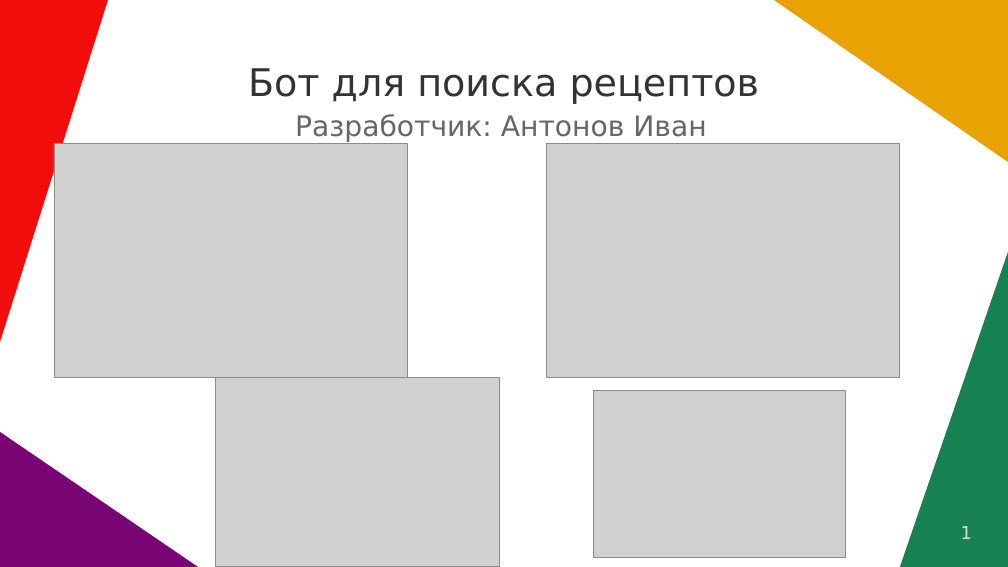
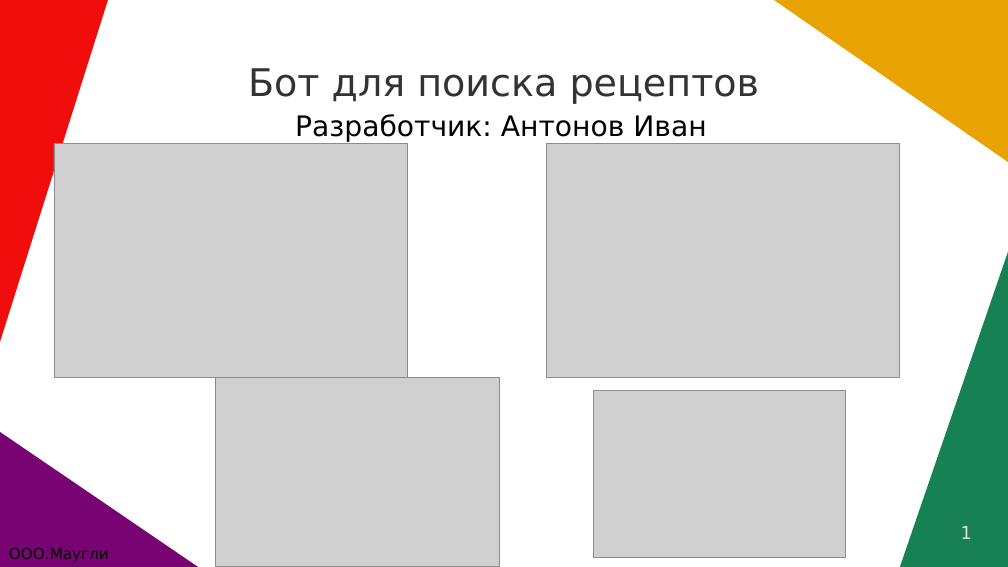
Before and after one commit to mrgv9086/tg_school_bot, a slide deck: slide 1 of press_for_tg_bot.odp. Drawn at 1008x567 pixels with LibreOffice and Linux fonts; fonts in the diff are those of the drawing; grey boxes stand for pictures. Boxes give left, top, right and bottom in pixels: in the first picture for what was removed or moved away, otherwise in the second. Text is boxed around its words. In the diff, an @@ line names an element or a change of style, - is before the commit and + after.

```diff
--- a/press_for_tg_bot.odp
+++ b/press_for_tg_bot.odp
@@ text "Разработчик: Антонов Иван" at bbox=[295, 114, 706, 142]: text colour #666666 to #000000 @@
@@ text added at bbox=[9, 548, 109, 562], 12 pt, text #000000 @@
+ООО.Маугли
```
Also in this commit, not shown: 3 other slides changed, 3 other files.
